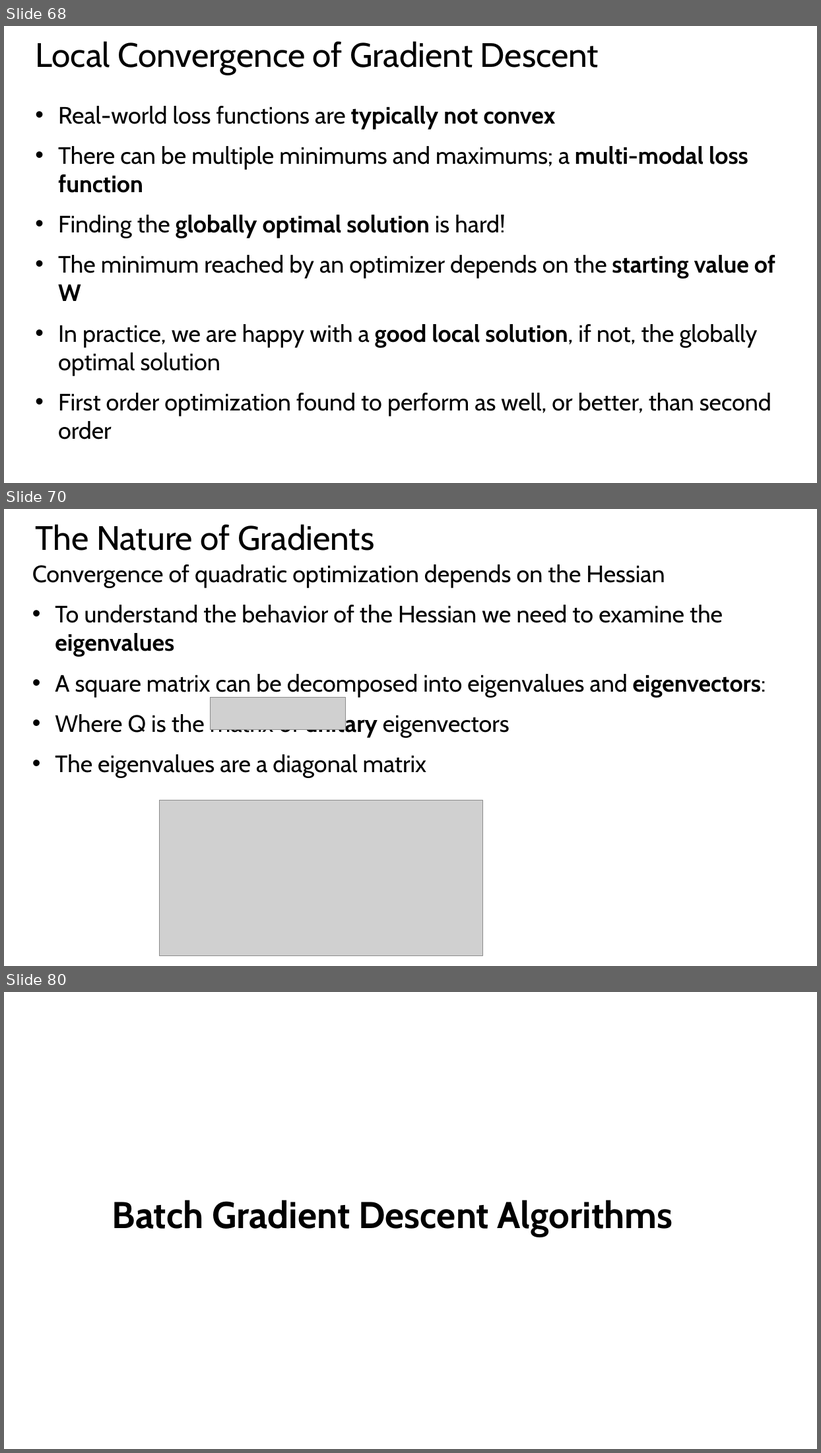
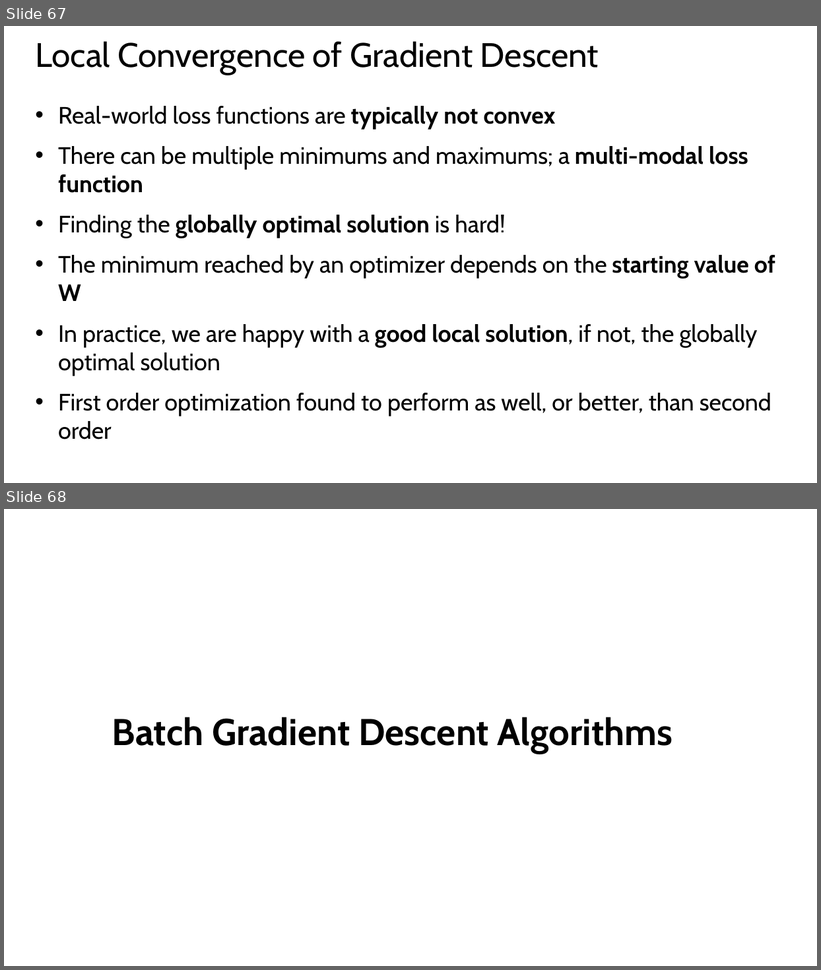
Before and after one commit to StephenElston/CSCI-E25, a slide deck: SuplementaryMaterial/RegularizatioinAndOptimization.pptx. Shown one above the other, each under a label of ours: slides 68, 70 and 80 before the commit, slides 67 and 68 after it; the slides between them are not shown. The pictures are 821x1453 and 821x970 pixels, drawn with LibreOffice and Linux fonts; fonts in the diff are those of the drawing; grey boxes stand for pictures. Boxes give left, top, right and bottom in pixels: in the first picture for what was removed or moved away, otherwise in the second. Text is boxed around its words. In the diff, an @@ line names an element or a change of style, - is before the commit and + after.

Commit message:
Reorganized and corrected optimization slides

```diff
--- a/SuplementaryMaterial/RegularizatioinAndOptimization.pptx
+++ b/SuplementaryMaterial/RegularizatioinAndOptimization.pptx
@@ slide 70 removed at [4,509,817,966], background #FFFFFF @@
@@ title removed at [36,524,374,551] @@
-The Nature of Gradients
@@ text removed at [32,564,766,778] @@
-Convergence of quadratic optimization depends on the Hessian
-• To understand the behavior of the Hessian we need to examine the eigenvalues
-• A square matrix can be decomposed into eigenvalues and eigenvectors:
-• Where Q is the matrix of unitary eigenvectors
-• The eigenvalues are a diagonal matrix
@@ picture removed at [210,698,346,730] @@
@@ picture removed at [160,801,483,956] @@
@@ what was slide 68 is now slide 67 @@
@@ what was slide 80 is now slide 68 @@
```
Also in this commit, not shown: 4 slides changed, 11 other slides removed.
